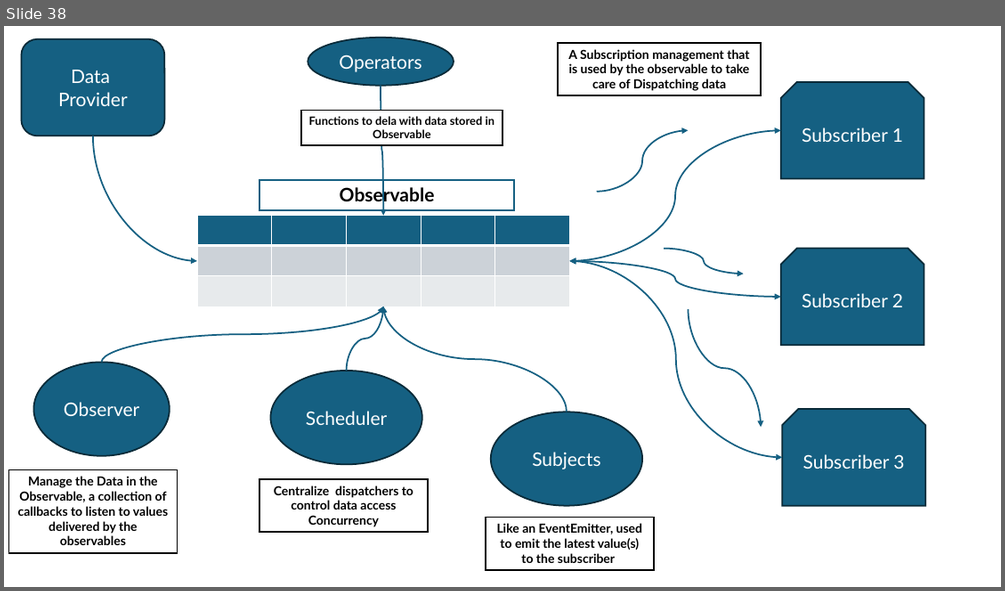
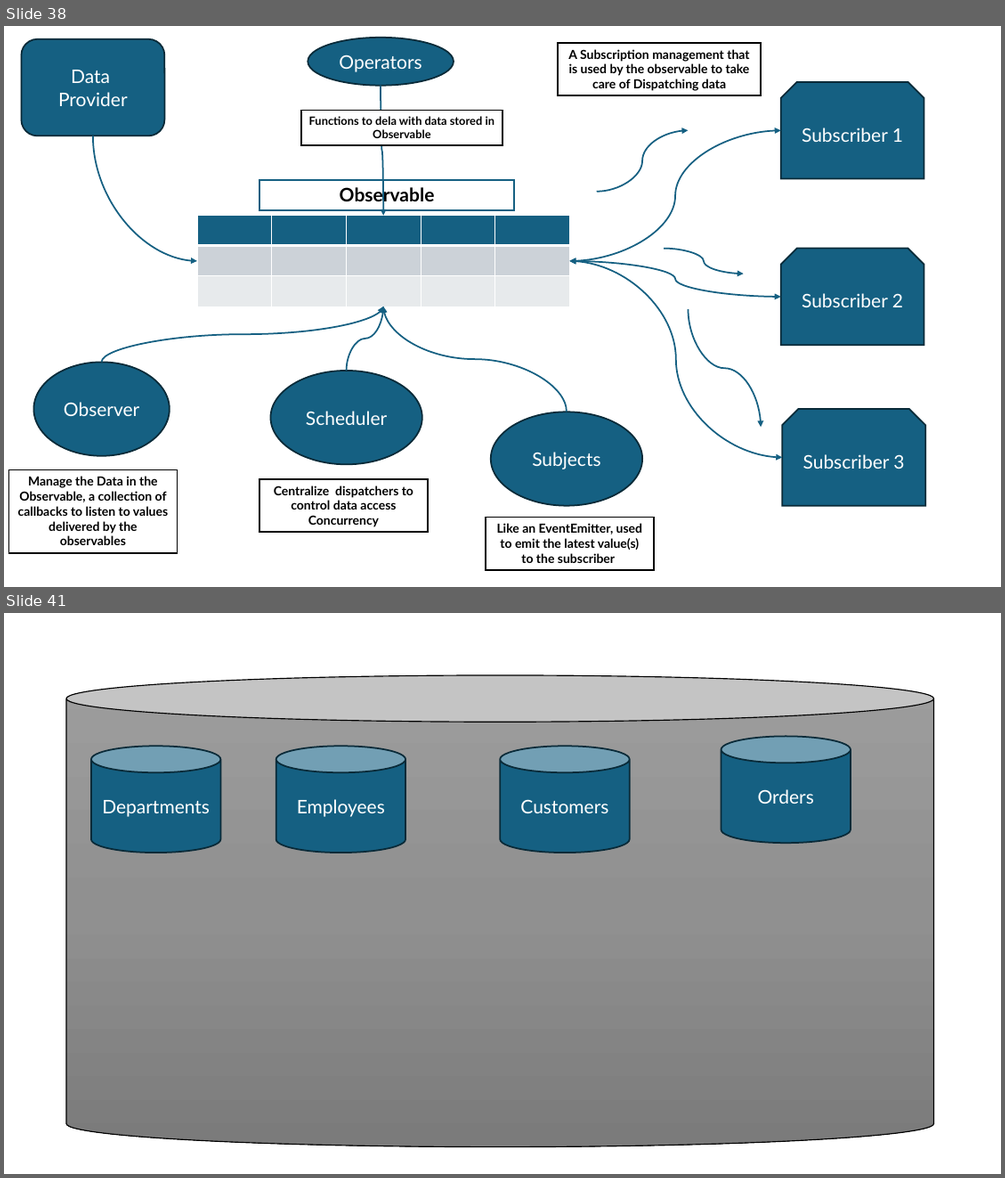
Before and after one commit to maheshsabnis/ng17guard, a slide deck: my-ng-app/Angular_Training_Images.pptx. Shown one above the other, each under a label of ours: slide 38 before the commit, slides 38 and 41 after it; the slides between them are not shown. The pictures are 1005x591 and 1005x1178 pixels, drawn with LibreOffice and Linux fonts; fonts in the diff are those of the drawing. Boxes give left, top, right and bottom in pixels: in the first picture for what was removed or moved away, otherwise in the second. Text is boxed around its words. In the diff, an @@ line names an element or a change of style, - is before the commit and + after.

```diff
--- a/my-ng-app/Angular_Training_Images.pptx
+++ b/my-ng-app/Angular_Training_Images.pptx
@@ slide 41 added at bbox=[4, 613, 1001, 1174], background #FFFFFF @@
@@ cylinder added at bbox=[66, 675, 933, 1147], fill gradient #9D9D9D to #909090 to #7C7C7C, outline #000000 1 pt @@
@@ cylinder added at bbox=[721, 737, 850, 844], fill #156082, outline #092A39 1.5 pt, 18 pt, text #FFFFFF @@
+Orders
@@ cylinder added at bbox=[91, 747, 221, 853], fill #156082, outline #092A39 1.5 pt, 18 pt, text #FFFFFF @@
+Departments
@@ cylinder added at bbox=[276, 747, 405, 853], fill #156082, outline #092A39 1.5 pt, 18 pt, text #FFFFFF @@
+Employees
@@ cylinder added at bbox=[500, 747, 629, 853], fill #156082, outline #092A39 1.5 pt, 18 pt, text #FFFFFF @@
+Customers
```
Also in this commit, not shown: 2 other slides added, 50 other files.
